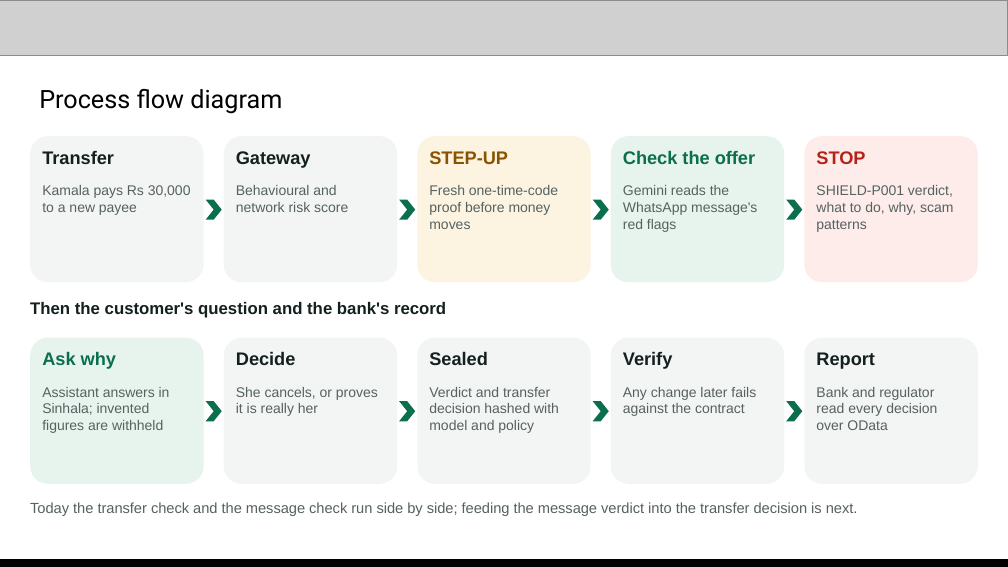
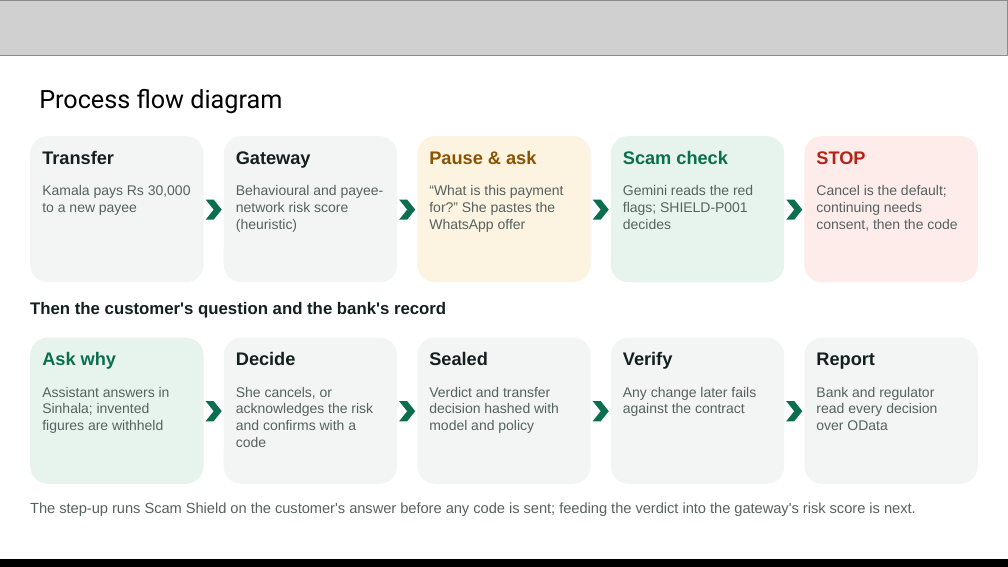
Before and after one commit to Adagard-Trios/AI-Buildathon-2026, a slide deck: slide 5 of docs/deck/FirstStep_AI_Builder_Cup_2026.pptx. Drawn at 1008x567 pixels with LibreOffice and Linux fonts; fonts in the diff are those of the drawing; grey boxes stand for pictures. Boxes give left, top, right and bottom in pixels: in the first picture for what was removed or moved away, otherwise in the second. Text is boxed around its words. In the diff, an @@ line names an element or a change of style, - is before the commit and + after.

Commit message:
Deck and script: step-up is a pause, a question and a scam check
- Payment checkpoint described as it now works: the bank asks what the
  payment is for, runs Scam Shield on the answer, shows STOP before any code.
  Removes the contradiction with 'the victim passes the OTP herself'.
- Benchmark headline carries its caveat (synthetic set of 40, 45% -> 100%).
- CommBank 2026 figure for 'victims don't check'; gateway marked heuristic.
- USP: Sri Lanka first, APAC-ready (mostly data plus a policy version, no new
  services); next markets Singapore, Malaysia and India.
- Snapshots lead with the step-up STOP screen; cash planner screenshot dropped.
- Demo script's checkpoint scene rewritten for the integrated flow.

```diff
--- a/docs/deck/FirstStep_AI_Builder_Cup_2026.pptx
+++ b/docs/deck/FirstStep_AI_Builder_Cup_2026.pptx
@@ text at <box>429,150,536,164</box>: text changed @@
-STEP‑UP
+Pause & ask
@@ text at <box>623,150,728,164</box>: text changed @@
-Check the offer
+Scam check
@@ text at <box>236,185,384,232</box>: text changed @@
-Behavioural and network risk score
+Behavioural and payee-network risk score (heuristic)
@@ text at <box>429,185,564,232</box>: text changed @@
-Fresh one-time-code proof before money moves
+“What is this payment for?” She pastes the WhatsApp offer
@@ text at <box>623,185,753,229</box>: text changed @@
-Gemini reads the WhatsApp message's red flags
+Gemini reads the red flags; SHIELD-P001 decides
@@ text at <box>816,185,957,231</box>: text changed @@
-SHIELD-P001 verdict, what to do, why, scam patterns
+Cancel is the default; continuing needs consent, then the code
@@ text at <box>236,387,373,447</box>: text changed @@
-She cancels, or proves it is really her
+She cancels, or acknowledges the risk and confirms with a code
@@ text at <box>30,502,916,516</box>: text changed @@
-Today the transfer check and the message check run side by side; feeding the message verdict into the transfer decision is next.
+The step-up runs Scam Shield on the customer's answer before any code is sent; feeding the verdict into the gateway's risk score is next.
```
Also in this commit, not shown: 6 other slides changed, 4 other files.
